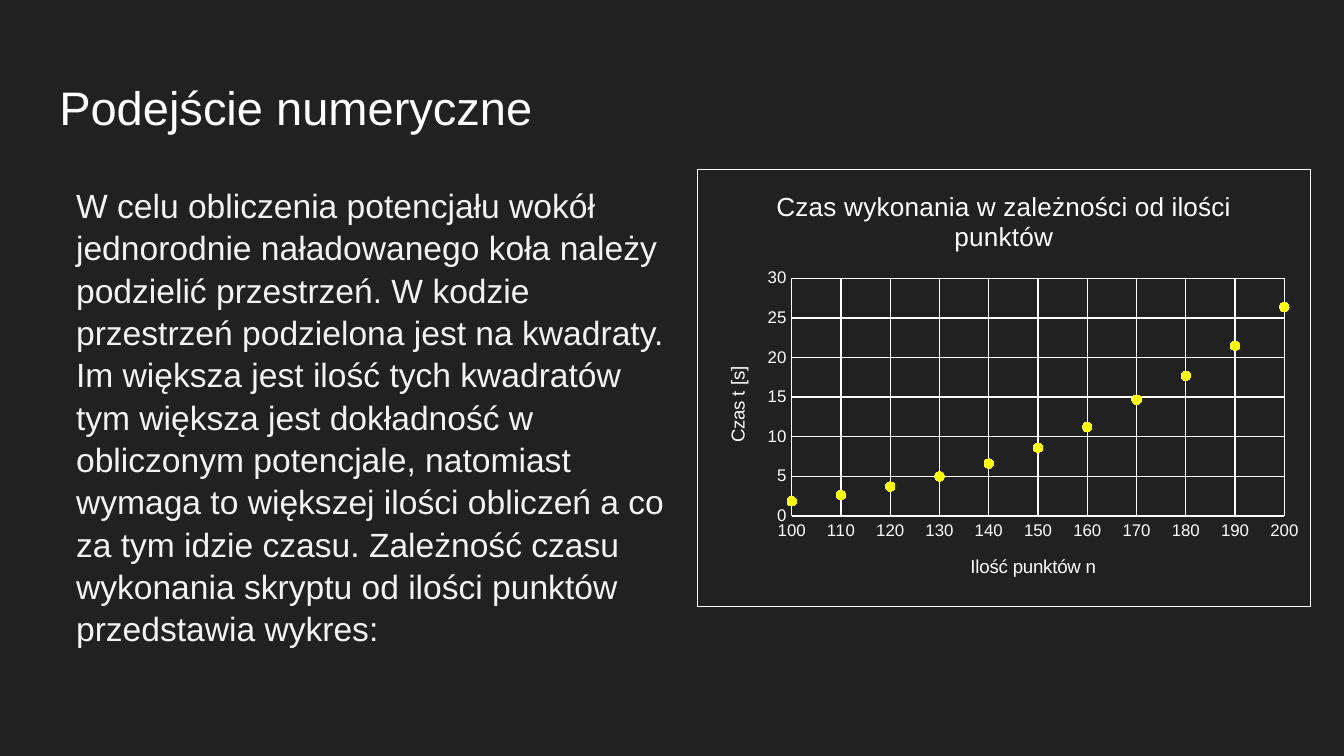
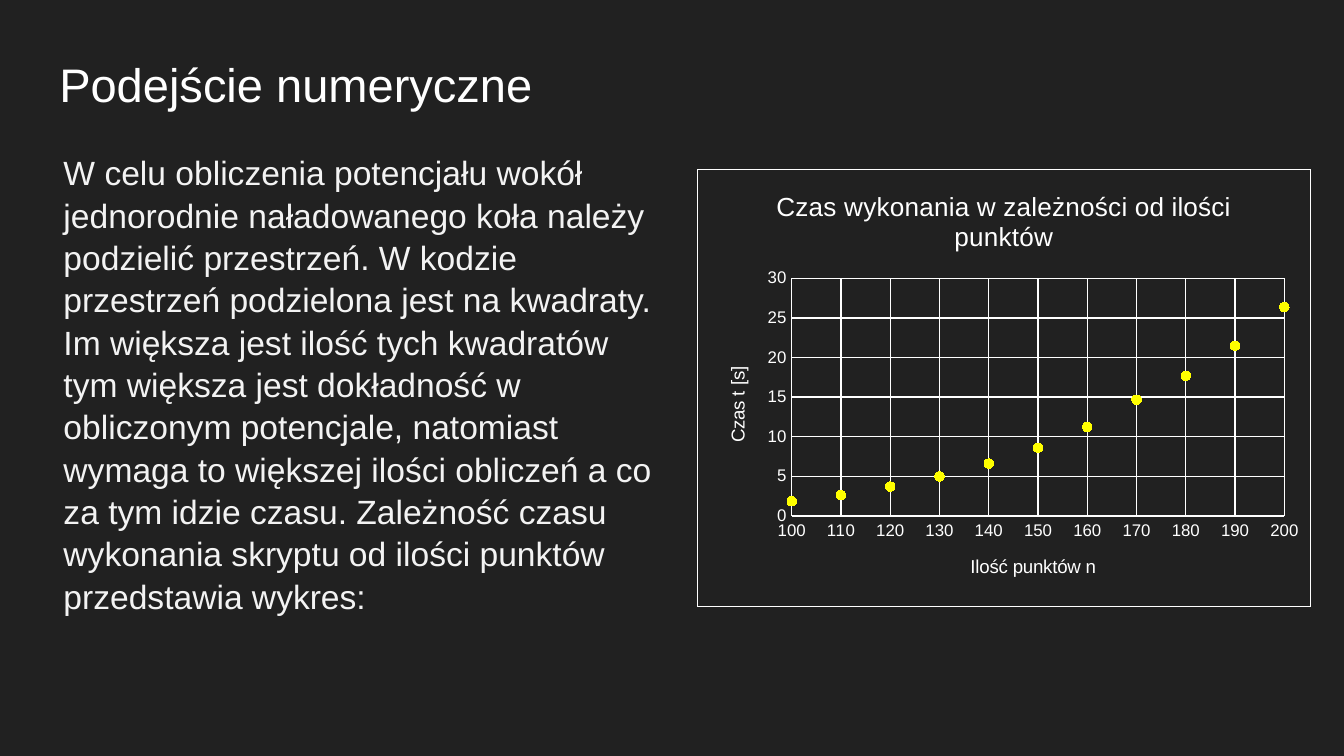
Before and after one commit to IgnacyZywalewski/ProjektMatlab, a slide deck: slide 3 of Pole elektryczne wokół naładowanego koła2.pptx. Drawn at 1344x756 pixels with LibreOffice and Linux fonts; fonts in the diff are those of the drawing. Boxes give left, top, right and bottom in pixels: in the first picture for what was removed or moved away, otherwise in the second. Text is boxed around its words. In the diff, an @@ line names an element or a change of style, - is before the commit and + after.

```diff
--- a/Pole elektryczne wokół naładowanego koła2.pptx
+++ b/Pole elektryczne wokół naładowanego koła2.pptx
@@ title "Podejście numeryczne": place and size @@
-title "Podejście numeryczne" at bbox=[59, 90, 532, 134]
+title "Podejście numeryczne" at bbox=[59, 67, 532, 111]
@@ text "W celu obliczenia potencjału wokół ...": place and size @@
-text "W celu obliczenia potencjału wokół ..." at bbox=[76, 193, 663, 647]
+text "W celu obliczenia potencjału wokół ..." at bbox=[63, 160, 651, 615]
```
Also in this commit, not shown: 5 other slides changed.
